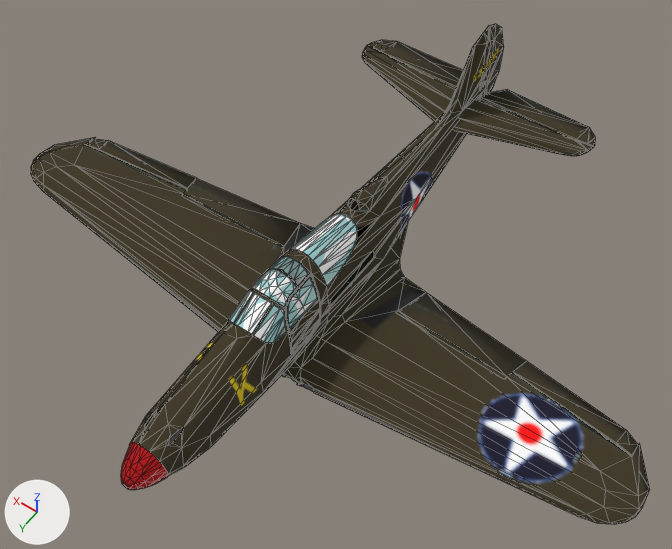
Renders of the glTF model Assets/Models/Aircraft/p39LOD0.glb from each side of a commit.
Both versions are drawn from a 50 mm camera at (-6.4, 8.26, 15.25) aimed at (-0.23, -0.38, 1.67). Arrows for +X, +Y and +Z are at lower left; the lights stay in place. Mesh edges are drawn as thin lines. Where no turn or scale is listed for an object, it has been applied to the vertices. Vertices at the same position are counted once.

Objects in the first picture: 'ailes'.
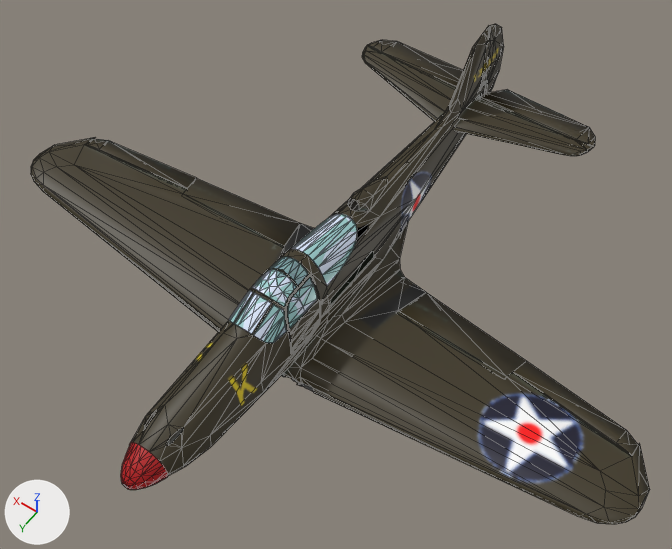
The newer file is also rescaled (x2.308), turned or shifted as a whole; pictures and numbers use the older file's frame.

Changed parts and their boxes (x1, y1, x2, y2) in the pictures (672 x 549 px; the box of a moved part takes in the faces that stretch with it):
'ailes', surface changed, reshaped: (31, 24, 650, 524) in both
part 1 of me_ailes_mesh_001, moved or reshaped: (399, 292, 526, 377) in both
part 2 of me_ailes_mesh_001, moved or reshaped: (183, 178, 300, 246) in both

Diff of the bpy script that builds the scene:
```diff
--- a/Assets/Models/Aircraft/p39LOD0.glb.py
+++ b/Assets/Models/Aircraft/p39LOD0.glb.py
@@ mat_defaultwhite_001 @@
 mat_defaultwhite_001.texture = img_texture2
-mat_defaultwhite_001.roughness = 1.0
@@ me_ailes_mesh_001 @@
 # used by ob_ailes; location = (0.0, 0.0, 2.0)
-me_ailes_mesh_001.from_pydata(...)  # 1377 vertices, 1930 faces; spans x -6.75..6.74, y -6.81..4.98, z -1.52..1.74
+me_ailes_mesh_001.from_pydata(...)  # 1367 vertices, 1930 faces; spans x -6.75..6.74, y -6.81..4.98, z -1.52..1.74
+# me_ailes_mesh_001 part 1
+# 1 vertex is removed from x -3.79, y -0.58, z -0.82
+# 5 faces are deleted
+# 5 new faces join them, mat_defaultwhite_001 (picture img_texture2)
+# me_ailes_mesh_001 part 2
+# 2 vertices are removed from x 3.78, y -0.58, z -0.96..-0.82
+# 10 faces are deleted
+# 10 new faces join them, mat_defaultwhite_001 (picture img_texture2)
 me_ailes_mesh_001.materials.append(mat_defaultwhite_001)
```
